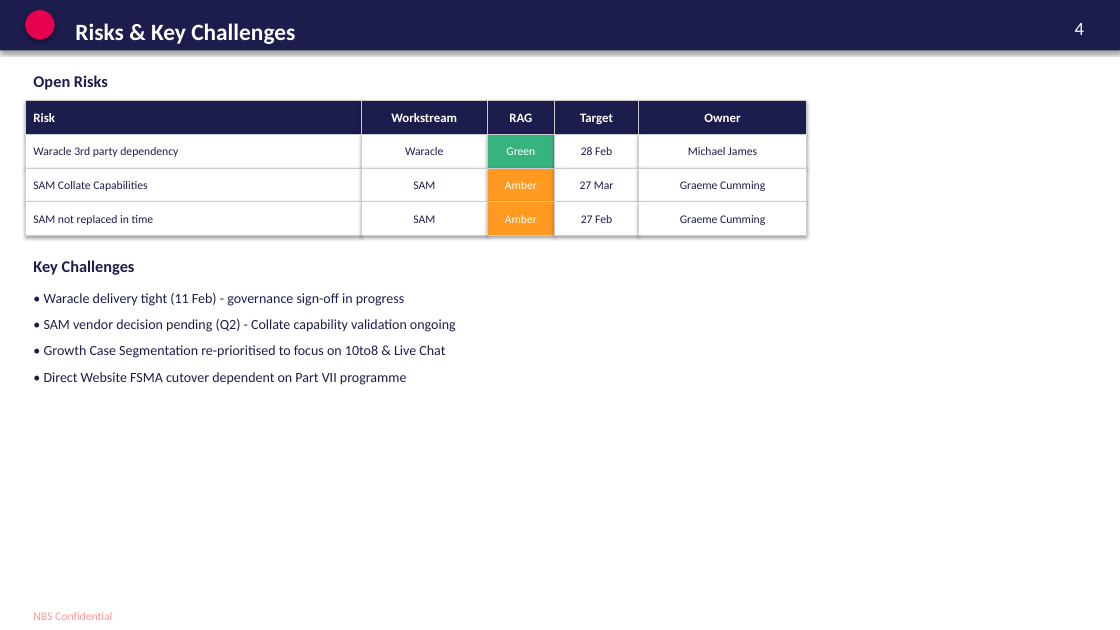
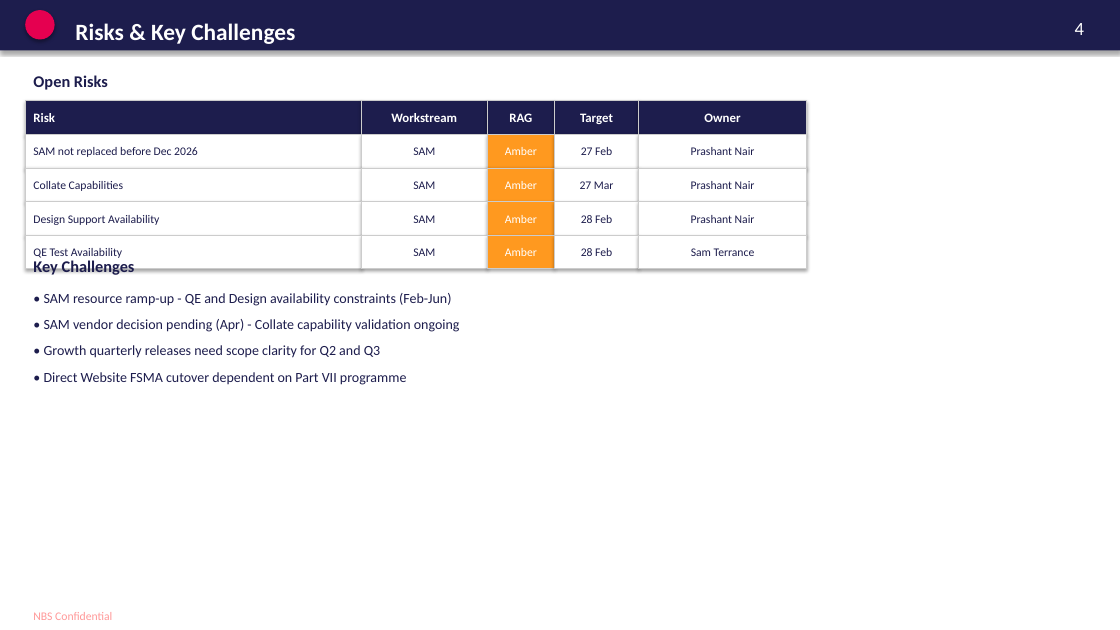
Before and after one commit to Pinger2024/roadmap-templates, a slide deck: slide 4 of Agile_Roadmap_Template_2026.pptx. Drawn at 1120x630 pixels with LibreOffice and Linux fonts; fonts in the diff are those of the drawing. Boxes give left, top, right and bottom in pixels: in the first picture for what was removed or moved away, otherwise in the second. Text is boxed around its words. In the diff, an @@ line names an element or a change of style, - is before the commit and + after.

Commit message:
Updated L1 milestones and Risks from live Jira data

```diff
--- a/Agile_Roadmap_Template_2026.pptx
+++ b/Agile_Roadmap_Template_2026.pptx
@@ text in rectangle at <box>33,147,198,157</box>: text changed @@
-Waracle 3rd party dependency
+SAM not replaced before Dec 2026
@@ text in rectangle at <box>413,147,435,155</box>: text changed @@
-Waracle
+SAM
@@ rectangle "Amber" at <box>487,134,555,168</box>: fill #36B37E to #FF991F @@
@@ text in rectangle at <box>505,147,537,155</box>: text changed @@
-Green
+Amber
@@ text in rectangle at <box>581,147,612,155</box>: text changed @@
-28 Feb
+27 Feb
@@ text in rectangle at <box>691,147,755,155</box>: text changed @@
-Michael James
+Prashant Nair
@@ text in rectangle at <box>33,181,123,191</box>: text changed @@
-SAM Collate Capabilities
+Collate Capabilities
@@ text in rectangle at <box>691,181,755,189</box>: text changed @@
-Graeme Cumming
+Prashant Nair
@@ rectangle added at <box>25,235,361,269</box>, fill #FFFFFF, outline #CCCCCC 0.75 pt, 10 pt, text #1D1D4D @@
+QE Test Availability
@@ text in rectangle at <box>33,215,159,225</box>: text changed @@
-SAM not replaced in time
+Design Support Availability
@@ rectangle added at <box>361,235,487,269</box>, fill #FFFFFF, outline #CCCCCC 0.75 pt, 10 pt, text #1D1D4D @@
+SAM
@@ rectangle added at <box>487,235,555,269</box>, fill #FF991F, outline #CCCCCC 0.75 pt, 10 pt, text #FFFFFF @@
+Amber
@@ rectangle added at <box>555,235,639,269</box>, fill #FFFFFF, outline #CCCCCC 0.75 pt, 10 pt, text #1D1D4D @@
+28 Feb
@@ text in rectangle at <box>581,215,612,223</box>: text changed @@
-27 Feb
+28 Feb
@@ rectangle added at <box>639,235,807,269</box>, fill #FFFFFF, outline #CCCCCC 0.75 pt, 10 pt, text #1D1D4D @@
+Sam Terrance
@@ text in rectangle at <box>691,215,755,223</box>: text changed @@
-Graeme Cumming
+Prashant Nair
@@ text at <box>44,293,460,358</box>: text changed @@
-• Waracle delivery tight (11 Feb) - governance sign-off in progress
-• SAM vendor decision pending (Q2) - Collate capability validation ongoing
-• Growth Case Segmentation re-prioritised to focus on 10to8 & Live Chat
+• SAM resource ramp-up - QE and Design availability constraints (Feb-Jun)
+• SAM vendor decision pending (Apr) - Collate capability validation ongoing
+• Growth quarterly releases need scope clarity for Q2 and Q3
```
Also in this commit, not shown: 1 other slide changed.
